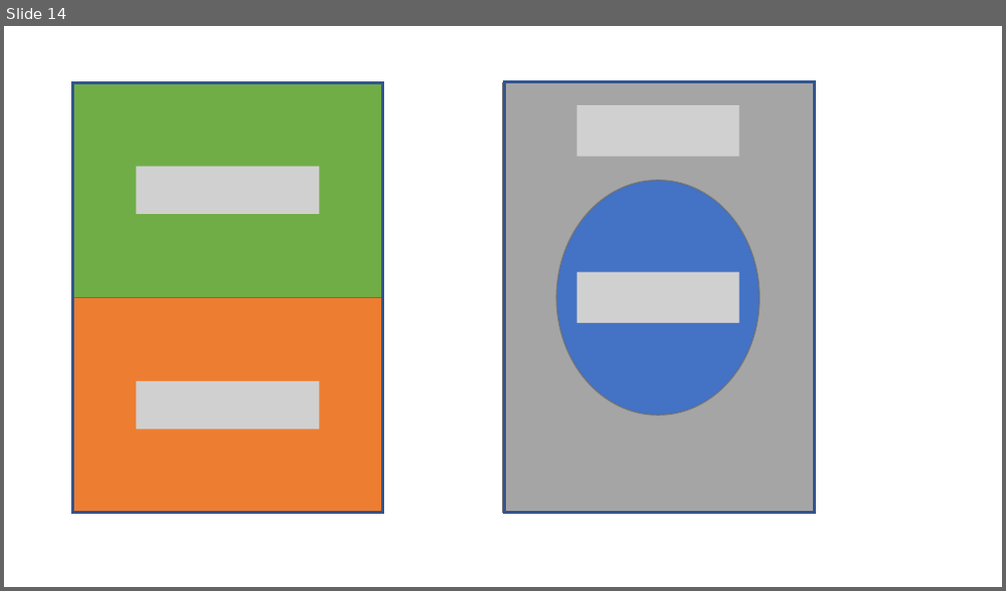
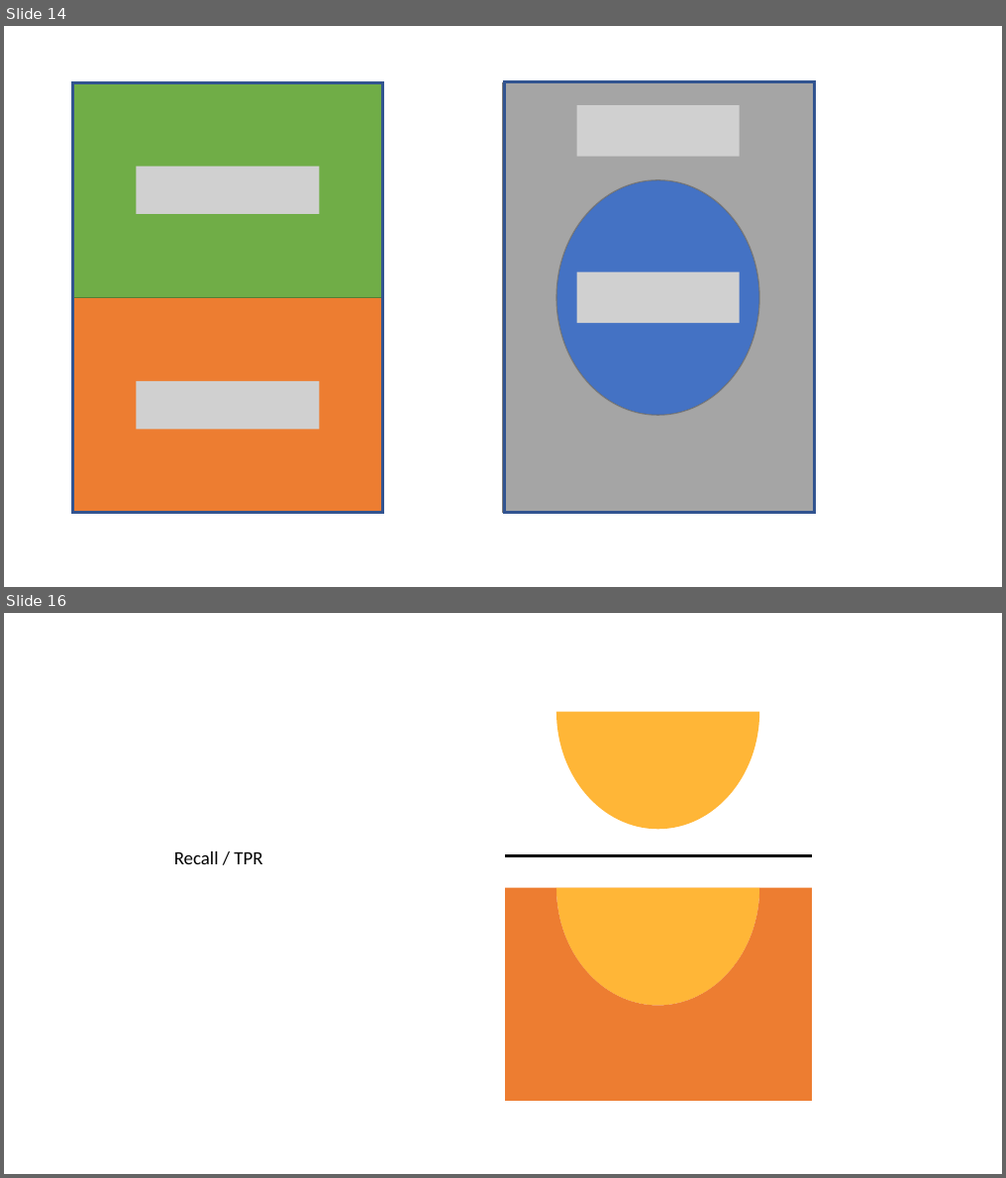
Before and after one commit to daniel-yj-yang/ml, a slide deck: model_evaluation/confusion_matrix/images/visualization_of_confusion_matrix.pptx. Shown one above the other, each under a label of ours: slide 14 before the commit, slides 14 and 16 after it; the slides between them are not shown. The pictures are 1006x591 and 1006x1178 pixels, drawn with LibreOffice and Linux fonts; fonts in the diff are those of the drawing; grey boxes stand for pictures. Boxes give left, top, right and bottom in pixels: in the first picture for what was removed or moved away, otherwise in the second. Text is boxed around its words. In the diff, an @@ line names an element or a change of style, - is before the commit and + after.

```diff
--- a/model_evaluation/confusion_matrix/images/visualization_of_confusion_matrix.pptx
+++ b/model_evaluation/confusion_matrix/images/visualization_of_confusion_matrix.pptx
@@ slide 16 added at (4,613,1002,1174), background #FFFFFF @@
@@ rectangle added at (503,672,813,1103), outline #FFFFFF 3 pt @@
@@ freeform shape added at (556,712,759,830), fill #FFB637 @@
@@ text added at (174,852,262,864), 18 pt, text #000000 @@
+Recall / TPR
@@ line added from (503, 857) to (813, 857), #000000 3.5 pt @@
@@ freeform shape added at (503,888,813,1103), fill #ED7D31 @@
@@ freeform shape added at (556,888,759,1005), fill #FFB637 @@
```
Also in this commit, not shown: 4 other slides added, 2 other files.
